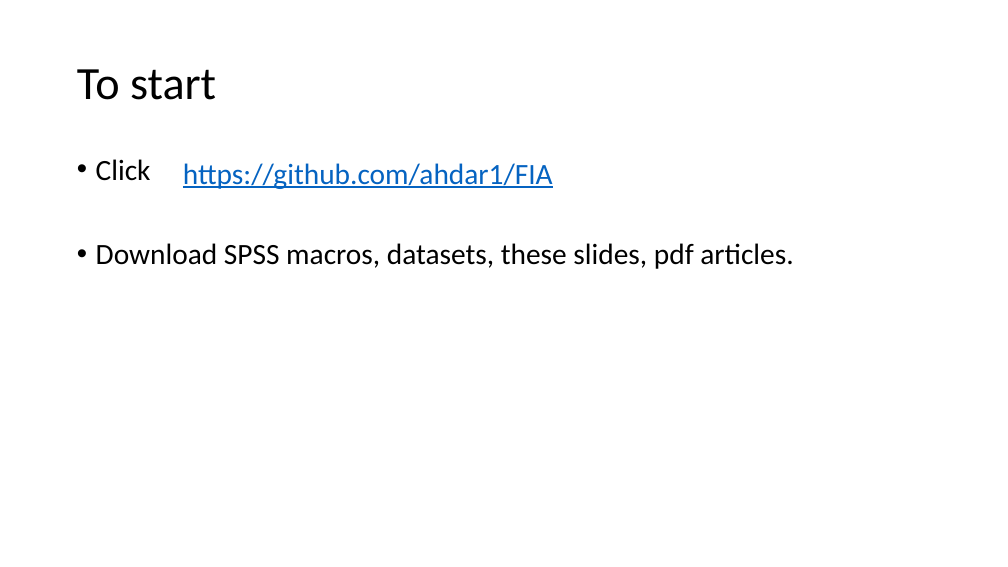
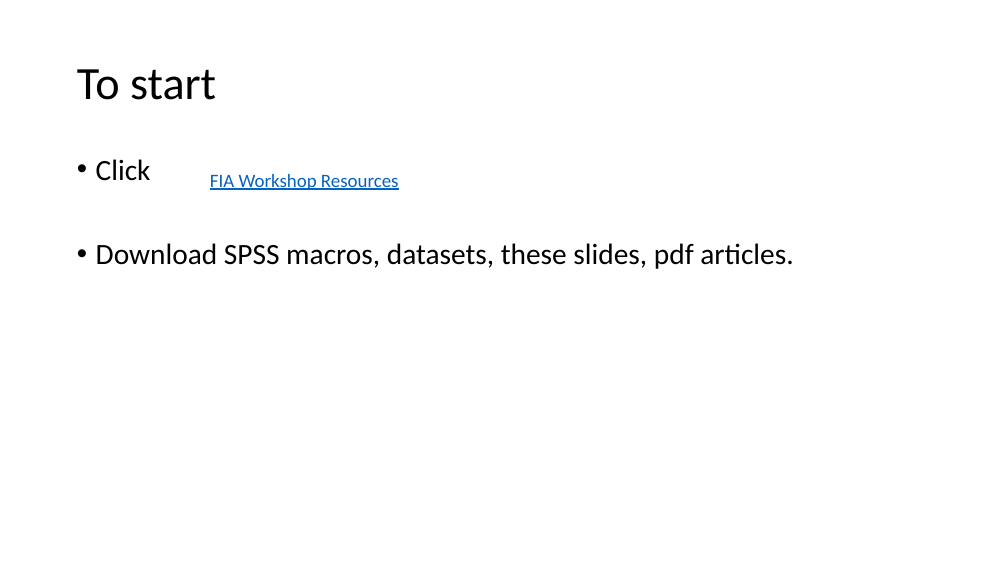
Before and after one commit to ahdar1/FIA, a slide deck: slide 3 of Endogeneity.pptx. Drawn at 1008x567 pixels with LibreOffice and Linux fonts; fonts in the diff are those of the drawing. Boxes give left, top, right and bottom in pixels: in the first picture for what was removed or moved away, otherwise in the second. Text is boxed around its words. In the diff, an @@ line names an element or a change of style, - is before the commit and + after.

```diff
--- a/Endogeneity.pptx
+++ b/Endogeneity.pptx
@@ text removed at (183, 163, 553, 189) @@
-https://github.com/ahdar1/FIA
@@ text added at (210, 174, 399, 190), 18 pt, text #0563C1, underline @@
+FIA Workshop Resources
```
Also in this commit, not shown: 1 other file.
